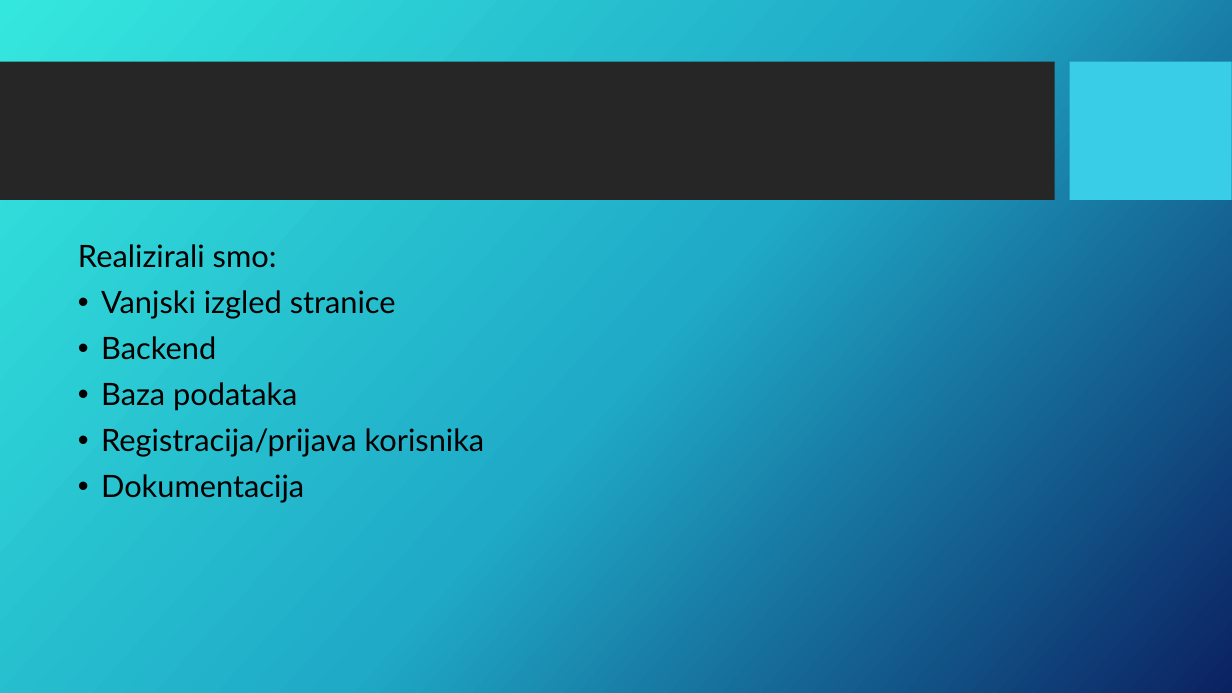
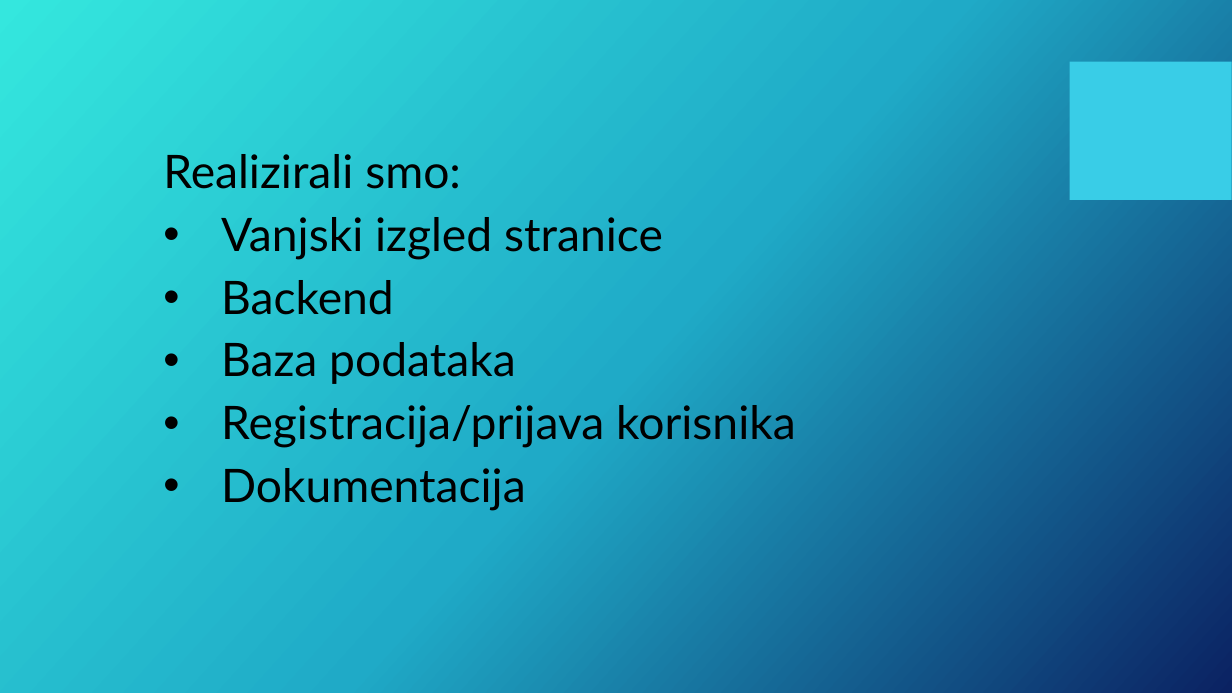
Before and after one commit to f0dor/Programsko-Inzenjerstvo, a slide deck: slide 4 of Testni_plan.pptx. Drawn at 1232x693 pixels with LibreOffice and Linux fonts; fonts in the diff are those of the drawing; background and template pictures are left out. Boxes give left, top, right and bottom in pixels: in the first picture for what was removed or moved away, otherwise in the second. Text is boxed around its words. In the diff, an @@ line names an element or a change of style, - is before the commit and + after.

```diff
--- a/Testni_plan.pptx
+++ b/Testni_plan.pptx
@@ rectangle removed at box(0, 62, 1055, 201) @@
@@ text "Realizirali smo:": place and size @@
-text "Realizirali smo:" at box(78, 244, 485, 503)
+text "Realizirali smo:" at box(163, 154, 796, 511)
@@ text "Realizirali smo:" at box(163, 154, 796, 511): size 24 to 36 pt; indent changed @@
```
Also in this commit, not shown: 1 other slide changed, 1 slide added, 1 slide removed.
